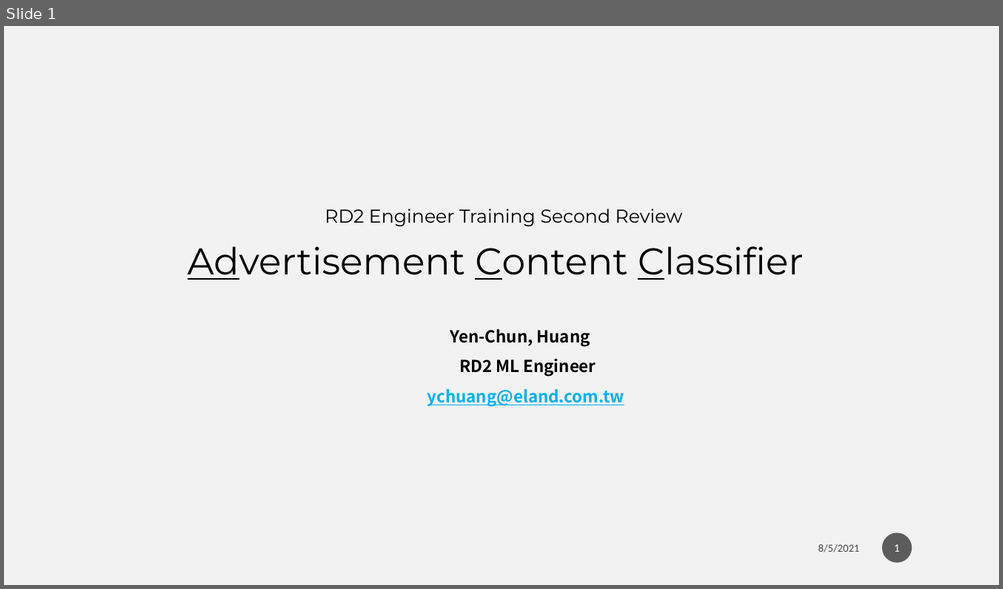
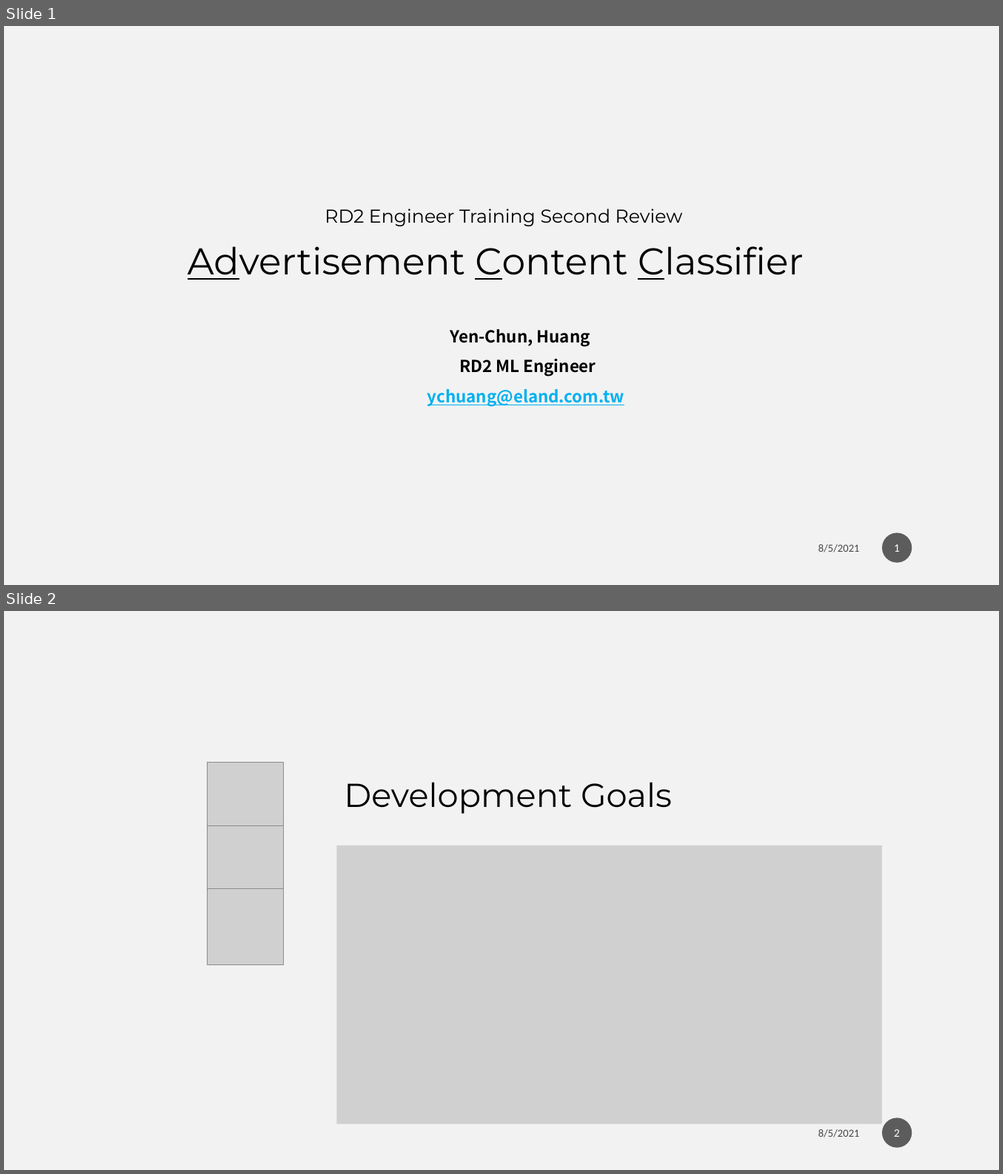
Before and after one commit to Weber12321/AD-classifier-side-project, a slide deck: AD_classifier.pptx. Shown one above the other, each under a label of ours: slide 1 before the commit, slides 1 and 2 after it. The pictures are 1003x589 and 1003x1174 pixels, drawn with LibreOffice and Linux fonts; fonts in the diff are those of the drawing; grey boxes stand for pictures; background and template pictures are left out. Boxes give left, top, right and bottom in pixels: in the first picture for what was removed or moved away, otherwise in the second. Text is boxed around its words. In the diff, an @@ line names an element or a change of style, - is before the commit and + after.

```diff
--- a/AD_classifier.pptx
+++ b/AD_classifier.pptx
@@ slide 2 added at <box>4,611,999,1170</box>, background #F2F2F2 @@
@@ picture added at <box>208,763,284,839</box> @@
@@ text added at <box>344,782,671,814</box>, 32 pt, text #000000 @@
+Development Goals
@@ picture added at <box>208,826,284,902</box> @@
@@ picture added at <box>337,846,882,1125</box> @@
@@ picture added at <box>208,889,284,965</box> @@
@@ page number added at <box>882,1119,912,1148</box>, fill #1D1D1D at 70% opacity, 11 pt, text #FFFFFF @@
+2
@@ text added at <box>818,1130,859,1138</box>, 10.5 pt, text #000000 at 70% opacity @@
+8/5/2021
```
Also in this commit, not shown: 6 slides changed, 1 other slide added, 1 slide removed, 8 other files.
